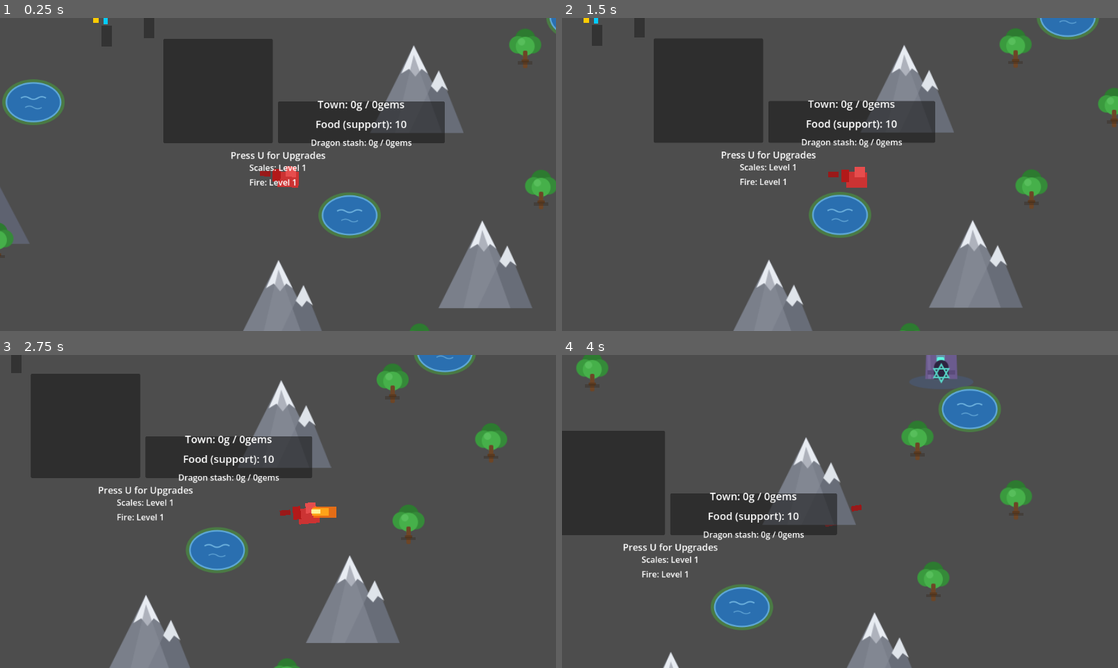
Above: before the commit, frames 1-4 (two rows, left to right).
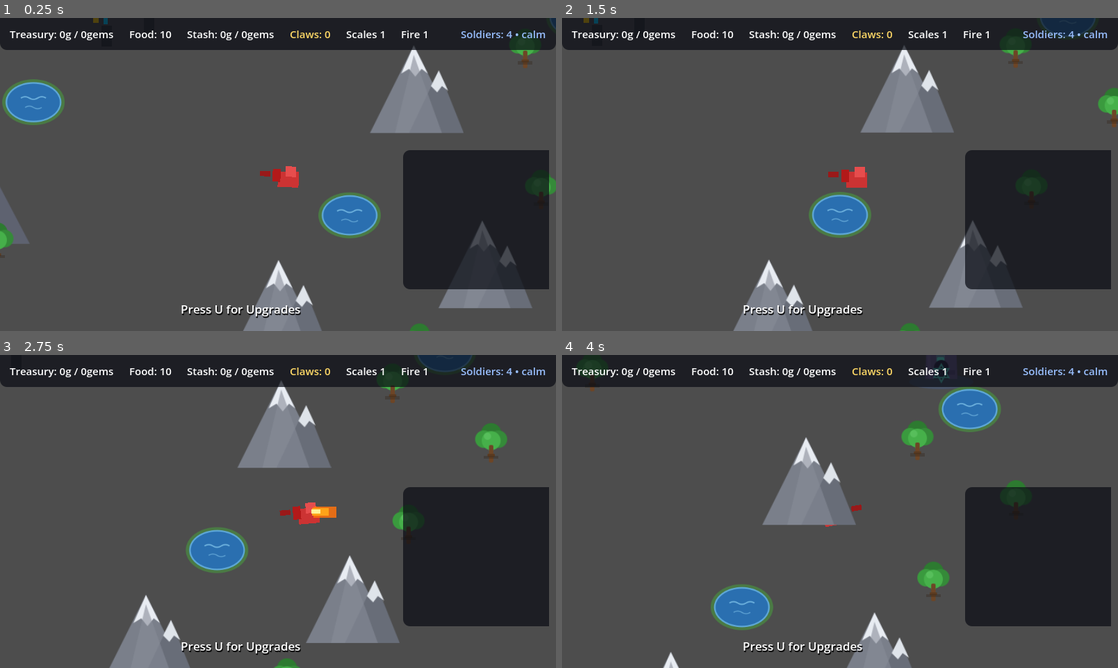
Above: after the commit, the same moments.

Repository: hyperdrive/dragonheart
Game: Godot game, scene res://scenes/main/Main.tscn
Two runs of this game, one before a commit and one after it. Both use one fixed random seed, a clock stepped at 60 frames per second and the inputs below.
Inputs:
- Up to frame 1 (0.25 s): no input
- Up to frame 2 (1.5 s): tap U at 0.5, 1.25 s; hold D (move_right) 0.53-1.28 s; tap Space (fire) at 0.6, 1.35 s; hold S (move_down) from 1.28 s (still down)
- Up to frame 3 (2.75 s): tap U at 2 s; release S (move_down) at 2.03 s; hold D (move_right) from 2.03 s (still down); tap Space (fire) at 2.1 s
- Up to frame 4 (4 s): tap U at 2.75, 3.5 s; release D (move_right) at 2.78 s; hold W (move_up) 2.78-3.53 s; tap Space (fire) at 2.85, 3.6 s; hold A (move_left) from 3.53 s (still down)

The runs differ from the first frame. In frame 1, 32% of the frame differs, in the area x 0-100%, y 0-96%; in frame 2, 32%; in frame 3, 31%; in frame 4, 33%.

Commit message:
HUD overlay rework: CanvasLayer, top-bar state strip, exclusive minimap
Fixes (user-reported): HUD not canvas-independent, minimap not always
lower-right, states scattered in corners.

- HUD moved under HUDLayer (CanvasLayer layer 1) in Main.tscn — it was a
  direct child of the world Node2D, so Camera2D transforms shifted every
  control with the camera instead of rendering as a screen overlay.
- All game state now one top-wide translucent bar (StyleBoxFlat 0.72a,
  rounded bottom corners): Treasury, Food, Stash, Claws (carried loot,
  gold-tinted), Scales, Fire, and a right-aligned Threat chip
  'Soldiers: N • swarm • ⚔ KING' (live group scan — initial spawns run
  before HUD bindings exist, same ordering as the minimap self-scan).
- DragonStats fixed/removed: its anchors were 150.0 fractions (15,000%
  of parent) with preset -1 — levels rendered off-screen.
- UpgradePanel relocated bottom-LEFT so the U-menu never covers the
  lower-right minimap; MessageLabel narrowed to a center strip clear of
  both; HUD root mouse_filter IGNORE.
- Runtime-created stash label replaced by a proper scene chip.
- Layout anchored, resize-verified at 1024x768 → 1440x900.

Probes verified headless, zero errors: 7/7 chips filled, claws chip
tracks take_loot, minimap corner-pinned (pre/post resize), message strip
and upgrade panel separated from the minimap, threat chip correct from
boot, full-run regression clean.

Decisions: docs/decisions/2026-11-08-hud-overlay.md

Diff:
--- a/scenes/main/Main.tscn
+++ b/scenes/main/Main.tscn
@@ -19,5 +19,8 @@
 [node name="WorldManager" type="Node2D" parent="World"]
 script = ExtResource("3_world_manager_script")
 
-[node name="HUD" parent="." instance=ExtResource("3_7k3c9")]
+[node name="HUDLayer" type="CanvasLayer" parent="."]
+layer = 1
+
+[node name="HUD" parent="HUDLayer" instance=ExtResource("3_7k3c9")]
 script = ExtResource("2_n5x7f")
--- a/scenes/ui/HUD.tscn
+++ b/scenes/ui/HUD.tscn
@@ -1,127 +1,112 @@
-[gd_scene load_steps=2 format=3 uid="uid://c3w7d8b2n0h6f"]
+[gd_scene load_steps=4 format=3 uid="uid://c3w7d8b2n0h6f"]
 
 [ext_resource type="Script" path="res://scripts/ui/Minimap.gd" id="7_minimap_script"]
 
-[node name="HUD" type="Control" unique_id=638309366]
+[sub_resource type="StyleBoxFlat" id="1_bar_style"]
+bg_color = Color(0.04, 0.05, 0.08, 0.72)
+corner_radius_bottom_left = 10
+corner_radius_bottom_right = 10
+content_margin_left = 4.0
+content_margin_top = 4.0
+content_margin_bottom = 4.0
+
+[sub_resource type="StyleBoxFlat" id="2_map_style"]
+bg_color = Color(0.04, 0.05, 0.08, 0.72)
+corner_radius_top_left = 10
+corner_radius_bottom_left = 10
+
+[node name="HUD" type="Control"]
 layout_mode = 3
 anchors_preset = 15
 anchor_right = 1.0
 anchor_bottom = 1.0
 grow_horizontal = 2
 grow_vertical = 2
+mouse_filter = 2
 
-[node name="ResourcePanel" type="Panel" parent="." unique_id=62304991]
+[node name="TopBar" type="Panel" parent="."]
 layout_mode = 1
-anchors_preset = 2
-anchor_top = 1.0
-anchor_bottom = 1.0
-offset_top = -140.0
-offset_right = 320.0
-offset_bottom = -60.0
-grow_vertical = 0
+anchors_preset = 10
+anchor_right = 1.0
+offset_bottom = 46.0
+grow_horizontal = 2
+theme_override_styles/panel = SubResource("1_bar_style")
 
-[node name="VBoxContainer" type="VBoxContainer" parent="ResourcePanel" unique_id=1099152119]
+[node name="TopBarMargin" type="MarginContainer" parent="TopBar"]
 layout_mode = 1
 anchors_preset = 15
 anchor_right = 1.0
 anchor_bottom = 1.0
 grow_horizontal = 2
 grow_vertical = 2
-theme_override_constants/separation = 10
+theme_override_constants/margin_left = 14
+theme_override_constants/margin_top = 6
+theme_override_constants/margin_right = 14
+theme_override_constants/margin_bottom = 6
 
-[node name="GoldLabel" type="Label" parent="ResourcePanel/VBoxContainer" unique_id=1408234077]
+[node name="HBox" type="HBoxContainer" parent="TopBar/TopBarMargin"]
 layout_mode = 2
-theme_override_font_sizes/font_size = 20
-text = "Gold: 0"
-horizontal_alignment = 1
+theme_override_constants/separation = 22
 
-[node name="FoodLabel" type="Label" parent="ResourcePanel/VBoxContainer" unique_id=1609203266]
+[node name="TreasuryLabel" type="Label" parent="TopBar/TopBarMargin/HBox"]
 layout_mode = 2
-theme_override_font_sizes/font_size = 20
+size_flags_horizontal = 3
+theme_override_font_sizes/font_size = 15
+text = "Treasury: 0g / 0gems"
+
+[node name="FoodLabel" type="Label" parent="TopBar/TopBarMargin/HBox"]
+layout_mode = 2
+theme_override_font_sizes/font_size = 15
 text = "Food: 0"
-horizontal_alignment = 1
 
-[node name="UpgradePanel" type="Panel" parent="." unique_id=1999221265]
-visible = false
-layout_mode = 1
-anchors_preset = 3
-anchor_left = 1.0
-anchor_top = 1.0
-anchor_right = 1.0
-anchor_bottom = 1.0
-offset_left = -200.0
-offset_top = -150.0
-grow_horizontal = 0
-grow_vertical = 0
+[node name="StashLabel" type="Label" parent="TopBar/TopBarMargin/HBox"]
+layout_mode = 2
+theme_override_font_sizes/font_size = 15
+text = "Stash: 0g / 0gems"
 
-[node name="VBoxContainer" type="VBoxContainer" parent="UpgradePanel" unique_id=1740001586]
-layout_mode = 1
-anchors_preset = 15
-anchor_right = 1.0
-anchor_bottom = 1.0
-grow_horizontal = 2
-grow_vertical = 2
-theme_override_constants/separation = 10
+[node name="CarryLabel" type="Label" parent="TopBar/TopBarMargin/HBox"]
+layout_mode = 2
+theme_override_font_sizes/font_size = 15
+theme_override_colors/font_color = Color(1, 0.85, 0.4, 1)
+text = "Claws: 0"
 
-[node name="TowerButton" type="Button" parent="UpgradePanel/VBoxContainer" unique_id=319602254]
+[node name="ScalesLabel" type="Label" parent="TopBar/TopBarMargin/HBox"]
 layout_mode = 2
-text = "Build Wizard Tower (100 Gold)"
+theme_override_font_sizes/font_size = 15
+text = "Scales 1"
 
-[node name="ScalesButton" type="Button" parent="UpgradePanel/VBoxContainer" unique_id=172738350]
+[node name="FireLabel" type="Label" parent="TopBar/TopBarMargin/HBox"]
 layout_mode = 2
-text = "Upgrade Scales (50 Gold)"
+theme_override_font_sizes/font_size = 15
+text = "Fire 1"
 
-[node name="FireButton" type="Button" parent="UpgradePanel/VBoxContainer" unique_id=780316821]
+[node name="ThreatLabel" type="Label" parent="TopBar/TopBarMargin/HBox"]
 layout_mode = 2
-text = "Upgrade Fire (75 Gold)"
+size_flags_horizontal = 3
+horizontal_alignment = 2
+theme_override_font_sizes/font_size = 15
+theme_override_colors/font_color = Color(0.6, 0.75, 1, 1)
+text = "Soldiers: 0 • calm"
 
-[node name="CloseButton" type="Button" parent="UpgradePanel/VBoxContainer" unique_id=1204169610]
-layout_mode = 2
-text = "Close"
-
-[node name="MessageLabel" type="Label" parent="." unique_id=1063582146]
+[node name="MessageLabel" type="Label" parent="."]
 layout_mode = 1
 anchors_preset = 12
 anchor_top = 1.0
 anchor_right = 1.0
 anchor_bottom = 1.0
-offset_left = 10.0
-offset_top = -50.0
-offset_right = -10.0
-offset_bottom = -10.0
+offset_left = 260.0
+offset_top = -44.0
+offset_right = -240.0
+offset_bottom = -14.0
 grow_horizontal = 2
 grow_vertical = 0
-theme_override_font_sizes/font_size = 18
+theme_override_font_sizes/font_size = 17
+theme_override_colors/font_shadow_color = Color(0, 0, 0, 0.8)
+theme_override_constants/shadow_offset_x = 1
+theme_override_constants/shadow_offset_y = 2
 text = "Press U for Upgrades"
 
-[node name="DragonStats" type="Panel" parent="." unique_id=443476908]
-layout_mode = 1
-anchors_preset = -1
-anchor_right = 150.0
-anchor_bottom = 150.0
-grow_horizontal = 0
-grow_vertical = 0
-
-[node name="VBoxContainer" type="VBoxContainer" parent="DragonStats" unique_id=515364244]
-layout_mode = 1
-anchors_preset = 15
-anchor_right = 1.0
-anchor_bottom = 1.0
-grow_horizontal = 2
-grow_vertical = 2
-theme_override_constants/separation = 5
-
-[node name="ScalesLabel" type="Label" parent="DragonStats/VBoxContainer" unique_id=728076432]
-layout_mode = 2
-theme_override_font_sizes/font_size = 16
-text = "Scales: Level 1"
-
-[node name="FireLabel" type="Label" parent="DragonStats/VBoxContainer" unique_id=1915666032]
-layout_mode = 2
-theme_override_font_sizes/font_size = 16
-text = "Fire: Level 1"
-
-[node name="Minimap" type="Panel" parent="." unique_id=918273645]
+[node name="Minimap" type="Panel" parent="."]
 layout_mode = 1
 anchors_preset = 3
 anchor_left = 1.0
@@ -134,4 +119,42 @@
 offset_bottom = -60.0
 grow_horizontal = 0
 grow_vertical = 0
+theme_override_styles/panel = SubResource("2_map_style")
 script = ExtResource("7_minimap_script")
+
+[node name="UpgradePanel" type="Panel" parent="."]
+visible = false
+layout_mode = 1
+anchors_preset = 2
+anchor_top = 1.0
+anchor_bottom = 1.0
+offset_left = 10.0
+offset_top = -206.0
+offset_right = 250.0
+offset_bottom = -12.0
+grow_vertical = 0
+
+[node name="VBoxContainer" type="VBoxContainer" parent="UpgradePanel"]
+layout_mode = 1
+anchors_preset = 15
+anchor_right = 1.0
+anchor_bottom = 1.0
+grow_horizontal = 2
+grow_vertical = 2
+theme_override_constants/separation = 10
+
+[node name="TowerButton" type="Button" parent="UpgradePanel/VBoxContainer"]
+layout_mode = 2
+text = "Build Wizard Tower (100 Gold)"
+
+[node name="ScalesButton" type="Button" parent="UpgradePanel/VBoxContainer"]
+layout_mode = 2
+text = "Upgrade Scales (50 Gold)"
+
+[node name="FireButton" type="Button" parent="UpgradePanel/VBoxContainer"]
+layout_mode = 2
+text = "Upgrade Fire (75 Gold)"
+
+[node name="CloseButton" type="Button" parent="UpgradePanel/VBoxContainer"]
+layout_mode = 2
+text = "Close"
--- a/scripts/main/GameManager.gd
+++ b/scripts/main/GameManager.gd
@@ -39,7 +39,7 @@
 @onready var dragon: CharacterBody2D = $World/Dragon
 @onready var camera: Camera2D = $Camera
 @onready var world_manager: Node2D = $World/WorldManager
-@onready var hud: Control = $HUD
+@onready var hud: Control = $HUDLayer/HUD
 
 func _ready() -> void:
 	food = starting_food
@@ -169,9 +169,11 @@
 
 ## Dragon picked up more loot: nudge the player toward the lair.
 func _on_dragon_loot_carried(carry_total: int) -> void:
-	if carry_total > 0 and hud is GameHUD:
-		(hud as GameHUD).show_message(
-			"Carrying %d loot — haul it to the lair!" % carry_total)
+	if hud is GameHUD:
+		(hud as GameHUD).update_carried(carry_total)
+		if carry_total > 0:
+			(hud as GameHUD).show_message(
+				"Carrying %d loot — haul it to the lair!" % carry_total)
 
 
 ## WorldManager raises the alarm: rally/attack messages surface on the HUD.
--- a/scripts/ui/HUD.gd
+++ b/scripts/ui/HUD.gd
@@ -2,19 +2,25 @@
 
 class_name GameHUD
 
-## HUD view: rebinding to GameManager (single state hub) —
-## treasury (town pool, filled by miners), food, dragon stash (stolen loot),
-## dragon levels, upgrade panel, victory tally. No state is stored here.
+## HUD view: binds to GameManager (single state hub) —
+## treasury (town pool), food, dragon stash + carried claws (the hauling loop),
+## dragon levels, threat readout (soldiers/swarm/King), upgrade panel, victory
+## tally. No state is stored here; every value arrives via signals.
 
-@onready var gold_label: Label = $ResourcePanel/VBoxContainer/GoldLabel
-@onready var food_label: Label = $ResourcePanel/VBoxContainer/FoodLabel
-@onready var scales_label: Label = $DragonStats/VBoxContainer/ScalesLabel
-@onready var fire_label: Label = $DragonStats/VBoxContainer/FireLabel
+@onready var treasury_label: Label = $TopBar/TopBarMargin/HBox/TreasuryLabel
+@onready var food_label: Label = $TopBar/TopBarMargin/HBox/FoodLabel
+@onready var stash_label: Label = $TopBar/TopBarMargin/HBox/StashLabel
+@onready var carry_label: Label = $TopBar/TopBarMargin/HBox/CarryLabel
+@onready var scales_label: Label = $TopBar/TopBarMargin/HBox/ScalesLabel
+@onready var fire_label: Label = $TopBar/TopBarMargin/HBox/FireLabel
+@onready var threat_label: Label = $TopBar/TopBarMargin/HBox/ThreatLabel
 @onready var upgrade_panel: Panel = $UpgradePanel
 @onready var message_label: Label = $MessageLabel
 @onready var minimap: MinimapPanel = $Minimap
 
 var game_manager: GameManager
+## Threat readout (top-right chip): swarm state name + live soldier/King scan.
+var threat_swarm: String = "calm"
 
 func _ready() -> void:
 	upgrade_panel.hide()
@@ -22,13 +28,6 @@
 	$UpgradePanel/VBoxContainer/ScalesButton.pressed.connect(_on_upgrade_scales)
 	$UpgradePanel/VBoxContainer/FireButton.pressed.connect(_on_upgrade_fire)
 	$UpgradePanel/VBoxContainer/CloseButton.pressed.connect(_on_close_panel)
-	# Dragon stash readout, built at runtime (keeps the scene untouched).
-	var stash_label := Label.new()
-	stash_label.name = "StashLabel"
-	stash_label.text = "Dragon stash: 0 gold"
-	stash_label.horizontal_alignment = HORIZONTAL_ALIGNMENT_CENTER
-	$ResourcePanel/VBoxContainer.add_child(stash_label)
-	_update_stats()
 
 ## Called by GameManager._ready (the hub injects itself; signals up, calls down).
 func bind_manager(mgr: GameManager) -> void:
@@ -38,8 +37,18 @@
 	mgr.food_changed.connect(_on_food_changed)
 	mgr.upgrade_purchased.connect(_on_upgrade_purchased)
 	mgr.victory_achieved.connect(_on_victory)
+	# Threat chip sources (WorldManager owns soldier/swarm facts).
+	var world := mgr.world_manager
+	if world != null and world.has_signal("entity_spawned"):
+		world.entity_spawned.connect(_on_world_entity_spawned)
+	if world != null and world.has_signal("swarm_state_changed"):
+		world.swarm_state_changed.connect(_on_swarm_state_changed)
+	if world != null and world.has_signal("entity_spawned"):
+		pass  # soldier recount uses the same stream
+	mgr.boss_battle_started.connect(_on_king_arrived)
 	_refresh_pools()
 	_refresh_dragon_stats()
+	refresh_threat()
 
 # --- reactive views ---------------------------------------------------------
 
@@ -48,26 +57,53 @@
 	_refresh_upgrade_buttons()
 
 func _on_food_changed(amount: int) -> void:
-	food_label.text = "Food (support): %d" % amount
+	food_label.text = "Food: %d" % amount
 
 func _on_upgrade_purchased(kind: String, level: int) -> void:
 	_refresh_dragon_stats()
 	show_message("%s upgraded to level %d!" % [kind.capitalize(), level])
 
+## The dragon's hauling loop — visible on the top bar at all times.
+func update_carried(total: int) -> void:
+	carry_label.text = "Claws: %d" % total
+
 func _refresh_pools() -> void:
 	if game_manager == null:
 		return
-	gold_label.text = "Town: %dg / %dgems" % [
+	treasury_label.text = "Treasury: %dg / %dgems" % [
 		game_manager.treasury["gold"], game_manager.treasury["gems"]]
-	var stash_label := $ResourcePanel/VBoxContainer/StashLabel as Label
-	stash_label.text = "Dragon stash: %dg / %dgems" % [
+	stash_label.text = "Stash: %dg / %dgems" % [
 		game_manager.stash["gold"], game_manager.stash["gems"]]
 
 func _refresh_dragon_stats() -> void:
 	if game_manager == null:
 		return
-	scales_label.text = "Scales: Level %d" % game_manager.scales_level
-	fire_label.text = "Fire: Level %d" % game_manager.fire_power_level
+	scales_label.text = "Scales %d" % game_manager.scales_level
+	fire_label.text = "Fire %d" % game_manager.fire_power_level
+
+# --- threat chip ------------------------------------------------------------
+
+## WorldManager spawns soldiers and the King on the same entity stream;
+## the head count is a live group scan (initial spawns happen BEFORE HUD
+## bindings exist — a counter would miss them; same reason Minimap self-scans).
+func _on_world_entity_spawned(entity_type: String, _position: Vector2) -> void:
+	if entity_type in ["soldier", "king", "farmer"]:
+		refresh_threat()
+
+func _on_swarm_state_changed(new_state: WorldManager.SwarmState) -> void:
+	threat_swarm = ["calm", "RALLY", "ATTACK"][int(new_state)]
+	refresh_threat()
+
+func _on_king_arrived(_king: Node) -> void:
+	refresh_threat()
+
+func refresh_threat() -> void:
+	var soldiers := get_tree().get_nodes_in_group("soldiers").size()
+	var king_here := not get_tree().get_nodes_in_group("king").is_empty()
+	var text := "Soldiers: %d • %s" % [soldiers, threat_swarm]
+	if king_here:
+		text += " • ⚔ KING"  # the final boss is on the field
+	threat_label.text = text
 
 # --- upgrade panel -----------------------------------------------------------
 
Not shown, added: docs/decisions/2026-11-08-hud-overlay.md
